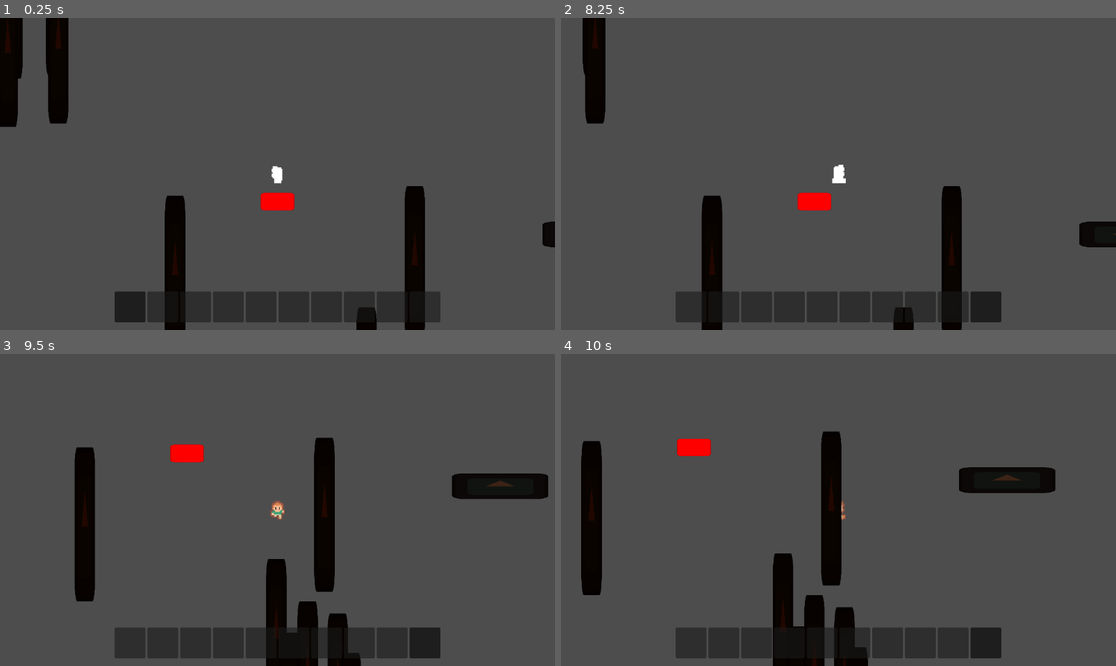
Above: before the commit, frames 1-4 (two rows, left to right).
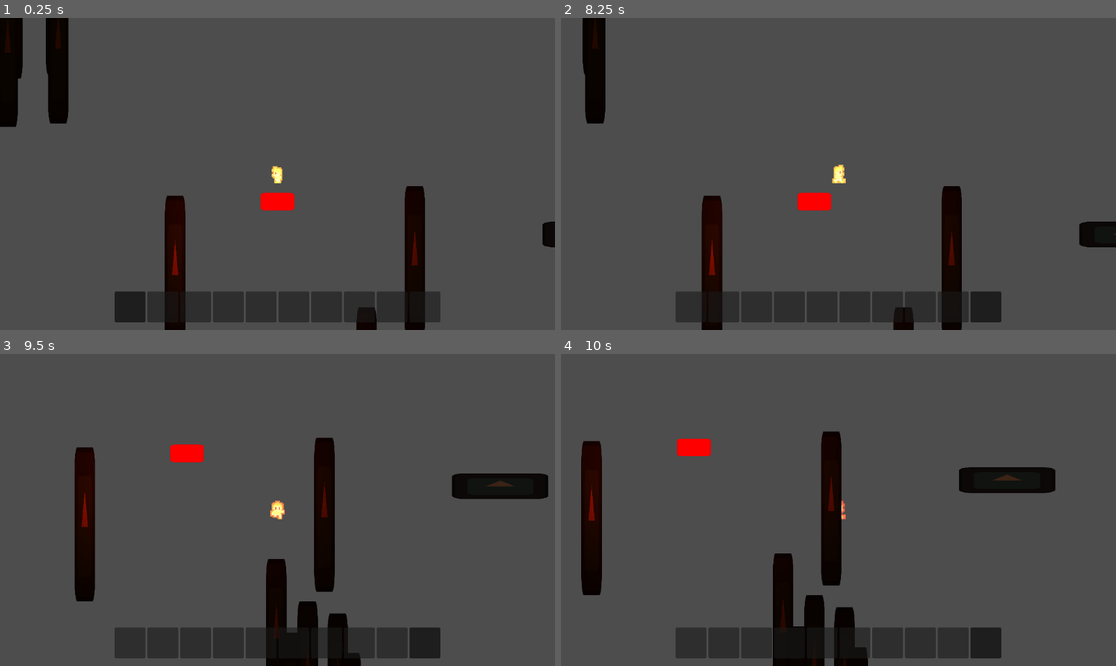
Above: after the commit, the same moments.

Repository: Josh-Farkas/Game-Jam-Z
Game: Godot game, scene res://World/World.tscn
The game is run twice, just before and just after one commit, with the same random seed, the same clock (stepped at 60 frames per second) and the same inputs. The engine's default icon, where the game draws it, is replaced by a stand-in: a white triangle on a blue panel in a dark square.
Inputs (mouse positions are in pixels of both pictures, inside the frame that each line leads up to):
- Up to frame 1 (0.25 s): no input
- Up to frame 2 (8.25 s): click (688, 308) at 0.5 s; click (721, 308) at 1.27 s; click (755, 308) at 2.02 s; click (788, 308) at 2.77 s; click (821, 308) at 3.52 s; click (855, 308) at 4.27 s; click (888, 308) at 5.02 s; click (921, 308) at 5.77 s; click (955, 308) at 6.52 s; click (988, 308) at 7.27 s; tap Enter at 8 s; move the mouse to (838, 202) at 8.02 s; hold D (right) from 8.03 s (still down); click (838, 202) at 8.1 s
- Up to frame 3 (9.5 s): move the mouse to (166, 525) at 8.77 s; release D (right) at 8.78 s; hold S (down) from 8.78 s (still down); click (166, 525) at 8.85 s
- Up to frame 4 (10 s): move the mouse to (894, 441) at 9.52 s; release S (down) at 9.53 s; hold D (right) from 9.53 s (still down); click (894, 441) at 9.6 s

The runs differ from the first frame. In frame 1, 0.7% of the frame differs, in the area x 30-76%, y 47-83%; in frame 2, 0.7%; in frame 3, 0.7%, in the area x 14-60%, y 29-56%; in frame 4, 0.6%.

Commit message:
Update campfire light

Diff:
--- a/Campfire/Campfire.tscn
+++ b/World/Campfire/Campfire.tscn
@@ -1,8 +1,8 @@
 [gd_scene load_steps=6 format=3 uid="uid://cgbg3akvy8peg"]
 
-[ext_resource type="Script" path="res://Campfire/Campfire.gd" id="1_8smp4"]
+[ext_resource type="Script" path="res://World/Campfire/Campfire.gd" id="1_8smp4"]
 [ext_resource type="Texture2D" uid="uid://bu7t1kygcvpki" path="res://icon.svg" id="2_rb83i"]
-[ext_resource type="Texture2D" uid="uid://dl5vnqj0ktbc3" path="res://Campfire/Light.jpg" id="3_tijdb"]
+[ext_resource type="Texture2D" uid="uid://dbkanegqm3qo6" path="res://World/Campfire/Light.jpg" id="3_tijdb"]
 
 [sub_resource type="RectangleShape2D" id="RectangleShape2D_8tcik"]
 size = Vector2(28, 6)
@@ -31,6 +31,8 @@
 shape = SubResource("RectangleShape2D_rekaf")
 
 [node name="PointLight2D" type="PointLight2D" parent="."]
+scale = Vector2(1.5, 1.5)
+color = Color(1, 0.215686, 0.0392157, 1)
 energy = 100.0
 texture = ExtResource("3_tijdb")
 
--- a/World/World.tscn
+++ b/World/World.tscn
@@ -4,7 +4,7 @@
 [ext_resource type="PackedScene" uid="uid://burikultpcsxt" path="res://Player/Player.tscn" id="1_u5x5s"]
 [ext_resource type="Script" path="res://World/Objects.gd" id="2_bemed"]
 [ext_resource type="PackedScene" uid="uid://bm5g71pmk2l0t" path="res://Items/Item.tscn" id="4_p2har"]
-[ext_resource type="PackedScene" uid="uid://cgbg3akvy8peg" path="res://Campfire/Campfire.tscn" id="4_pc6qk"]
+[ext_resource type="PackedScene" uid="uid://cgbg3akvy8peg" path="res://World/Campfire/Campfire.tscn" id="4_pc6qk"]
 
 [node name="World" type="Node2D" groups=["World"]]
 script = ExtResource("1_rmncd")
Binary file removed: Campfire/Light.jpg
Renamed: Campfire/Campfire.gd -> World/Campfire/Campfire.gd
Binary file added: World/Campfire/light.jpg
Not shown, changed: World/Campfire/light.jpg.import
